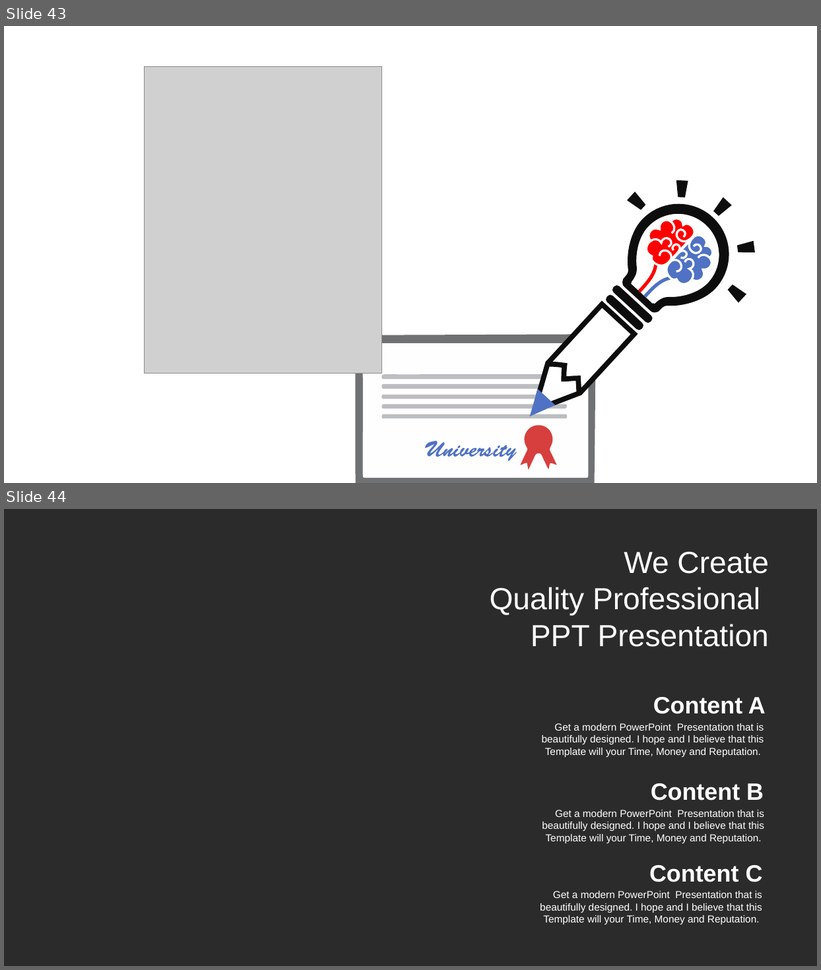
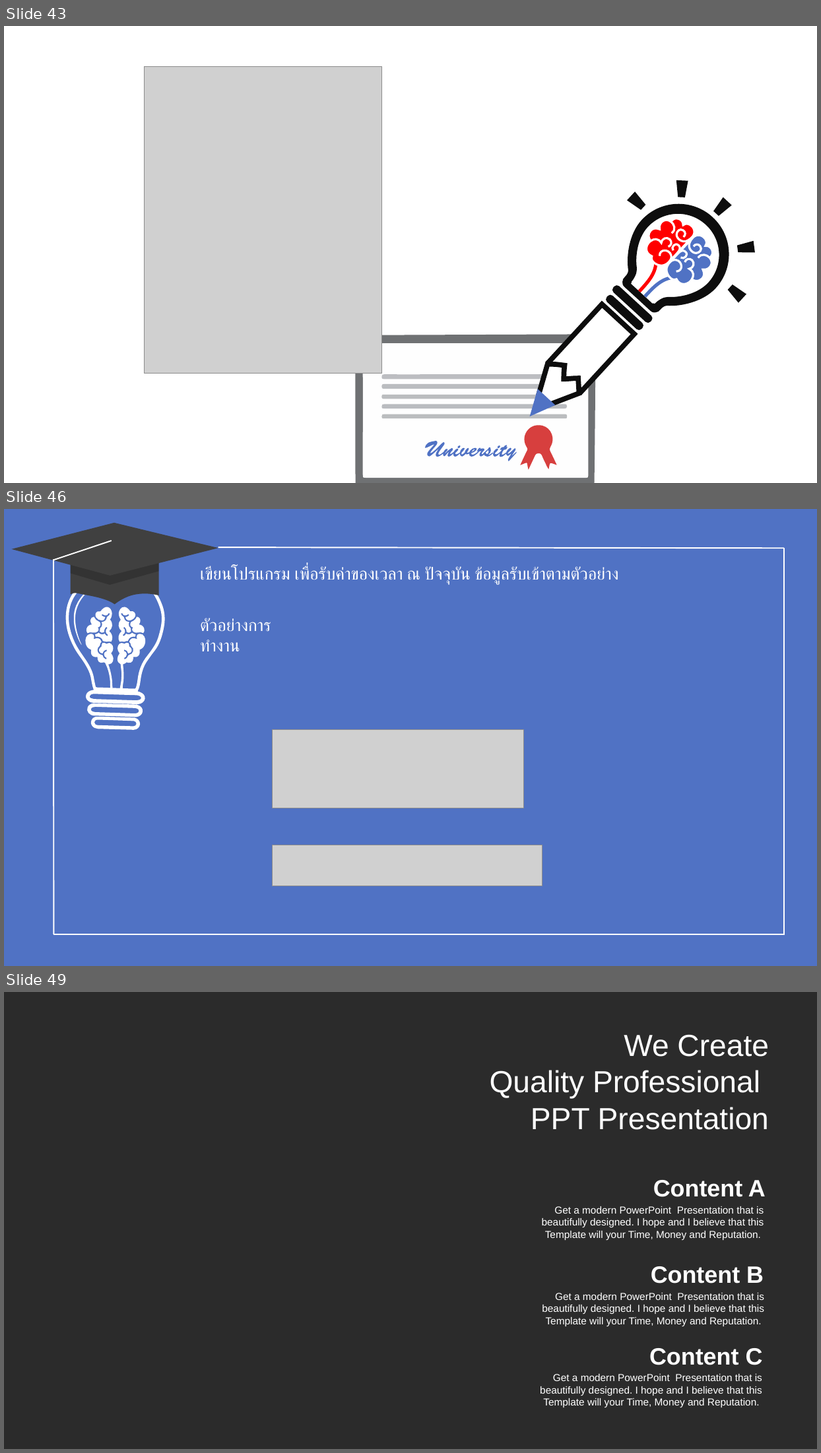
Before and after one commit to WatcharapolxFa/SolveProblemsIn-C-Language, a slide deck: TeachCLanguage/C.pptx. Shown one above the other, each under a label of ours: slides 43 and 44 before the commit, slides 43, 46 and 49 after it; the slides between them are not shown. The pictures are 821x970 and 821x1453 pixels, drawn with LibreOffice and Linux fonts; fonts in the diff are those of the drawing; grey boxes stand for pictures; background and template pictures are left out; a plain dark background stands for a picture behind light text. Boxes give left, top, right and bottom in pixels: in the first picture for what was removed or moved away, otherwise in the second. Text is boxed around its words. In the diff, an @@ line names an element or a change of style, - is before the commit and + after.

```diff
--- a/TeachCLanguage/C.pptx
+++ b/TeachCLanguage/C.pptx
@@ slide 46 added at (x1=4, y1=509, x2=817, y2=966), background #5072C4 @@
@@ line added from (784, 548) to (218, 547), #FFFFFF 1.5 pt @@
@@ line added from (784, 548) to (784, 935), #FFFFFF 1.5 pt @@
@@ group added at (x1=11, y1=522, x2=218, y2=935): 3 freeform shapes, 2 lines @@
@@ text added at (x1=200, y1=566, x2=619, y2=584), 20 pt, text #FFFFFF @@
+เขียนโปรแกรม เพื่อรับค่าของเวลา ณ ปัจจุบัน ข้อมูลรับเข้าตามตัวอย่าง
@@ freeform shape added at (x1=65, y1=570, x2=164, y2=730), fill #FFFFFF @@
@@ freeform shape added at (x1=77, y1=601, x2=151, y2=693), fill #FFFFFF @@
@@ text added at (x1=200, y1=618, x2=271, y2=652), 20 pt, text #FFFFFF @@
+ตัวอย่างการทำงาน
@@ picture added at (x1=273, y1=730, x2=523, y2=808) @@
@@ picture added at (x1=273, y1=845, x2=543, y2=887) @@
@@ line added from (784, 935) to (54, 935), #FFFFFF 1.5 pt @@
@@ what was slide 44 is now slide 49 @@
```
Also in this commit, not shown: 5 other slides added, 1 slide removed, 13 other files.
